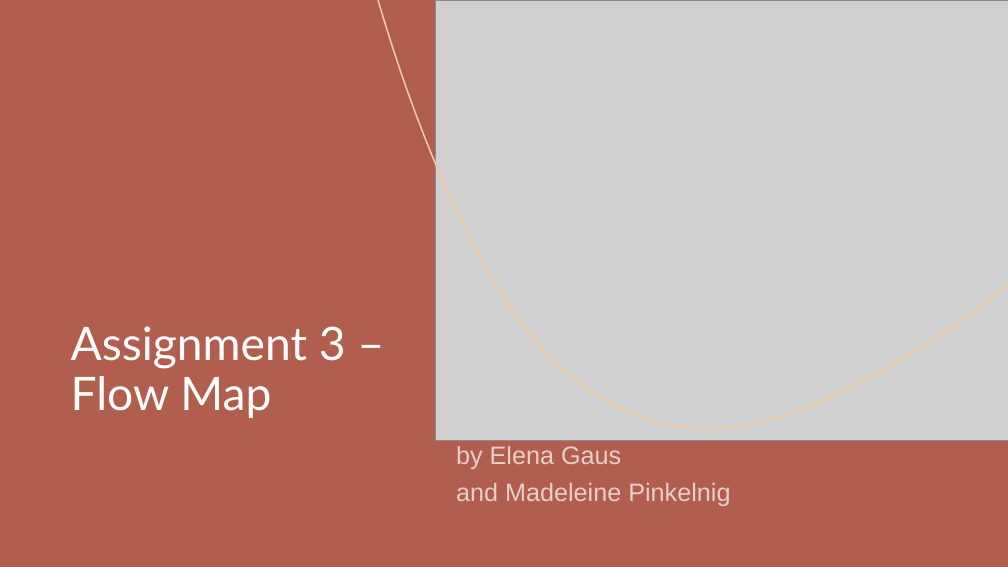
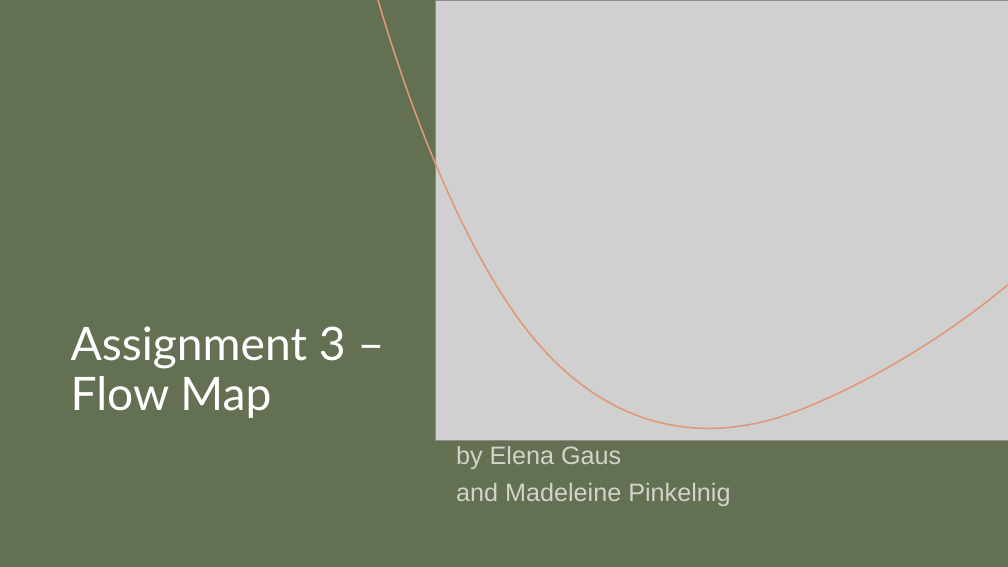
Before and after one commit to MadeByMel/geovisualisation, a slide deck: slide 1 of project_presentation.pptx. Drawn at 1008x567 pixels with LibreOffice and Linux fonts; fonts in the diff are those of the drawing; grey boxes stand for pictures. Boxes give left, top, right and bottom in pixels: in the first picture for what was removed or moved away, otherwise in the second. Text is boxed around its words. In the diff, an @@ line names an element or a change of style, - is before the commit and + after.

```diff
--- a/project_presentation.pptx
+++ b/project_presentation.pptx
@@ background #B15E4E to #637052 @@
@@ rectangle at box(0, 0, 1008, 567): fill #B15E4E to #637052 @@
@@ freeform shape at box(378, 0, 1008, 429): outline #F4CB99 1.5 pt to #E09878 1.5 pt @@
@@ freeform shape at box(0, 57, 37, 192): fill #C5B096 to #E48312 @@
@@ freeform shape at box(604, 508, 969, 567): outline #A9AEA7 1 pt to #9B8357 1 pt @@
@@ freeform shape at box(675, 516, 1008, 567): fill #3B4345 to #94A088 @@
```
Also in this commit, not shown: 3 other slides changed, 4 slides added, 3 slides removed.
